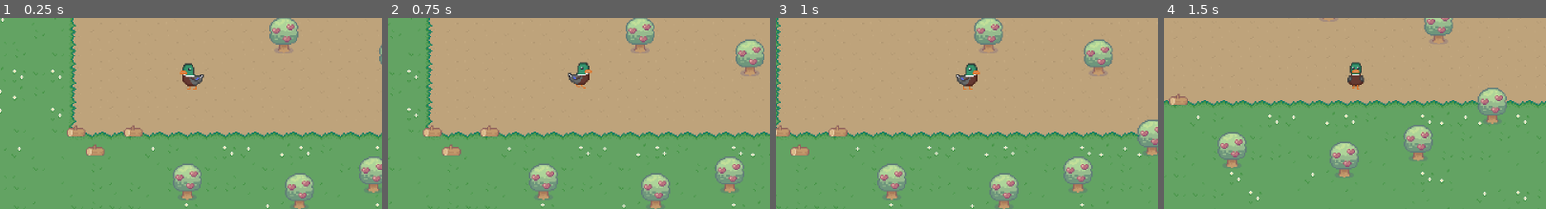
Above: before the commit, frames 1-4 (left to right).
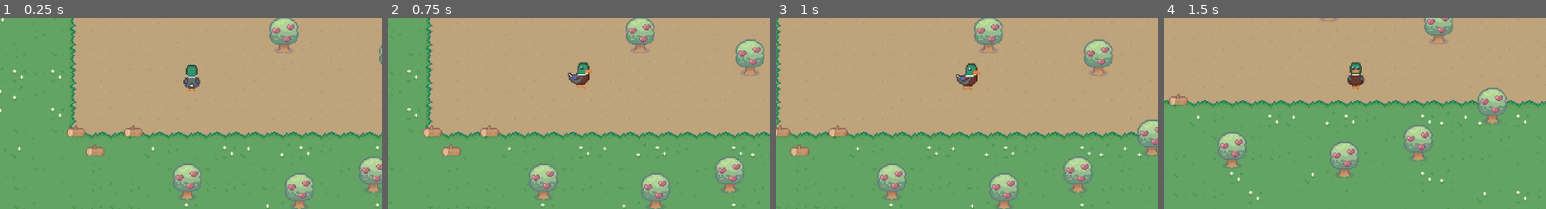
Above: after the commit, the same moments.

Repository: seppeLenaerts/animal-farm
Game: Godot game, scene res://main.tscn
Two runs of this game, one before a commit and one after it. Both use one fixed random seed, a clock stepped at 60 frames per second and the inputs below.
Inputs (mouse positions are % of the whole screen's width and height, from its top left):
- Up to frame 1 (0.25 s): no input
- Up to frame 2 (0.75 s): tap Enter at 0.5 s; move the mouse to (37, 70) at 0.52 s; hold Right (move_right) from 0.53 s (still down); click (37, 70) at 0.67 s
- Up to frame 3 (1 s): keep holding Right (move_right)
- Up to frame 4 (1.5 s): move the mouse to (27, 65) at 1.27 s; release Right (move_right) at 1.28 s; hold Down (move_down) from 1.28 s (still down); click (27, 65) at 1.42 s
The pictures show only the part of the screen within x 25-75%, y 35-85%; the shares and areas given below are measured in that part.

The runs differ from the first frame. In frame 1, 0.5% of the frame differs, in the area x 47-54%, y 23-39%; in frame 2, nothing differs; in frame 3, nothing differs; in frame 4, nothing differs.

Commit message:
I'm not sure what changed here

Diff:
--- a/scenes/objects/nature/branch.tscn
+++ b/scenes/objects/nature/branch.tscn
@@ -18,7 +18,7 @@
 [node name="Branch" type="StaticBody2D" node_paths=PackedStringArray("mouse_detector", "player_detector", "sprite")]
 script = ExtResource("1_6ur0s")
 mouse_detector = NodePath("MouseArea")
-player_detector = NodePath("TreePlayerArea")
+player_detector = NodePath("PlayerArea")
 sprite = NodePath("Sprite2D")
 
 [node name="CollisionShape2D" type="CollisionShape2D" parent="."]
@@ -34,6 +34,6 @@
 position = Vector2(0, -3)
 shape = SubResource("RectangleShape2D_6ur0s")
 
-[node name="TreePlayerArea" parent="." instance=ExtResource("4_4ga5c")]
+[node name="PlayerArea" parent="." instance=ExtResource("4_4ga5c")]
 
 [editable path="MouseArea"]
--- a/scenes/player/player.tscn
+++ b/scenes/player/player.tscn
@@ -178,7 +178,7 @@
 
 [node name="Sprite2D" type="AnimatedSprite2D" parent="."]
 sprite_frames = SubResource("SpriteFrames_h17s1")
-animation = &"sideways"
+animation = &"up"
 
 [node name="Camera2D" type="Camera2D" parent="."]
 
